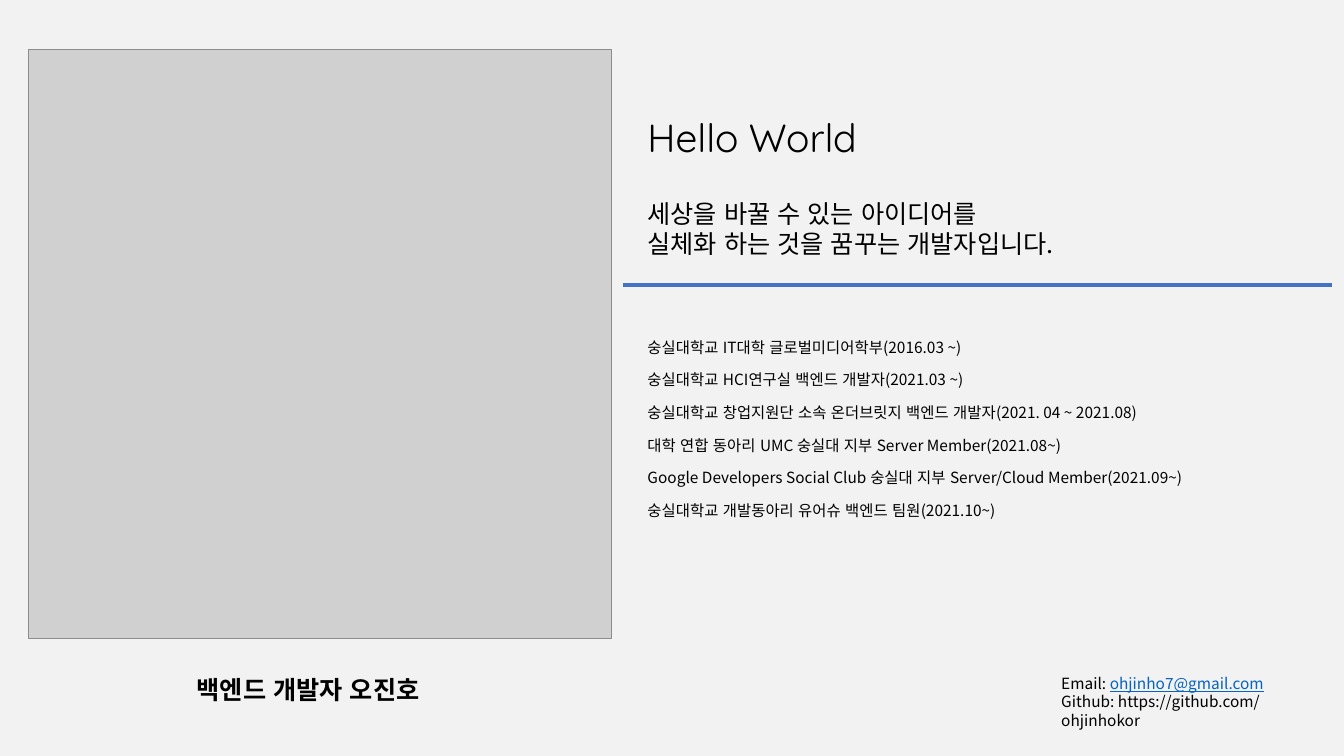
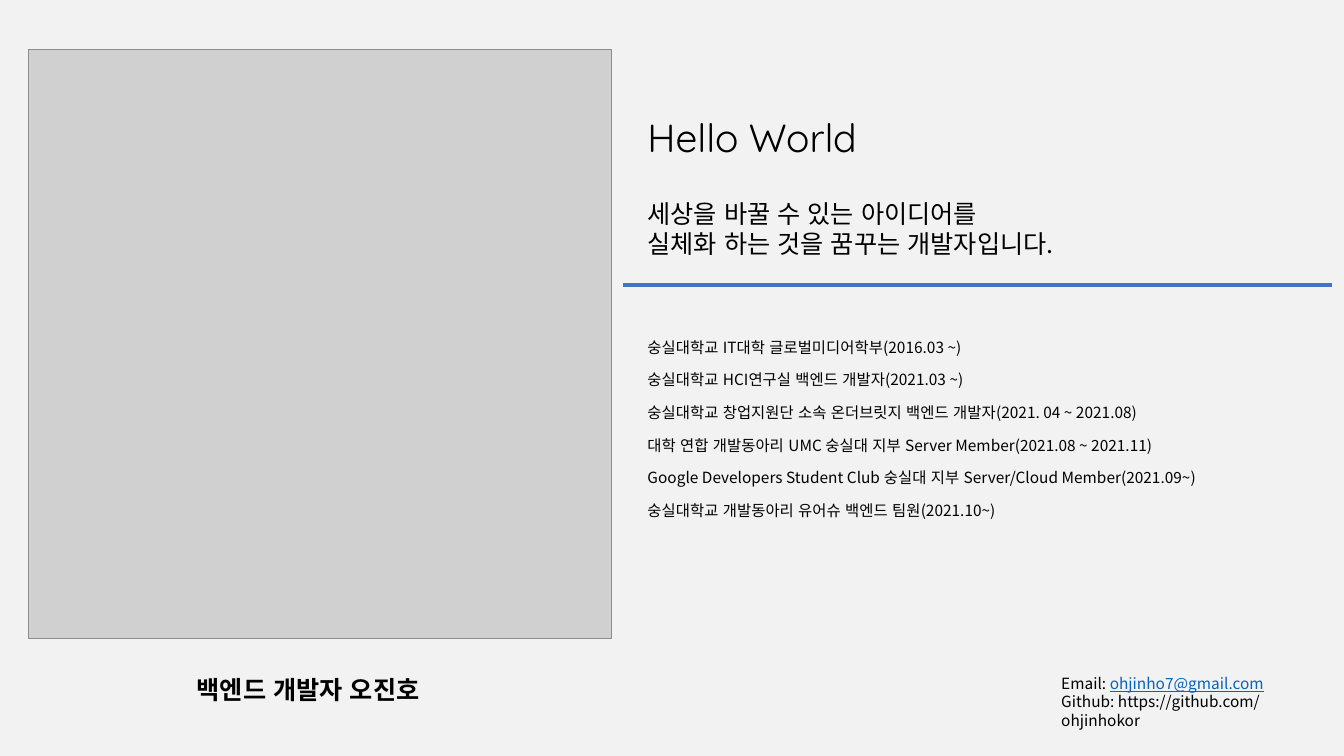
Before and after one commit to ohjinhokor/PortFolio, a slide deck: slide 1 of 오진호 포토폴리오.pptx. Drawn at 1344x756 pixels with LibreOffice and Linux fonts; fonts in the diff are those of the drawing; grey boxes stand for pictures. Boxes give left, top, right and bottom in pixels: in the first picture for what was removed or moved away, otherwise in the second. Text is boxed around its words. In the diff, an @@ line names an element or a change of style, - is before the commit and + after.

```diff
--- a/오진호 포토폴리오.pptx
+++ b/오진호 포토폴리오.pptx
@@ text at [647, 438, 1152, 454]: text changed @@
-대학 연합 동아리 UMC 숭실대 지부 Server Member(2021.08~)
+대학 연합 개발동아리 UMC 숭실대 지부 Server Member(2021.08 ~ 2021.11)
@@ text at [647, 470, 1196, 487]: text changed @@
-Google Developers Social Club 숭실대 지부 Server/Cloud Member(2021.09~)
+Google Developers Student Club 숭실대 지부 Server/Cloud Member(2021.09~)
```
Also in this commit, not shown: 2 other slides changed, 2 slides added, 1 slide removed, 1 other file.
